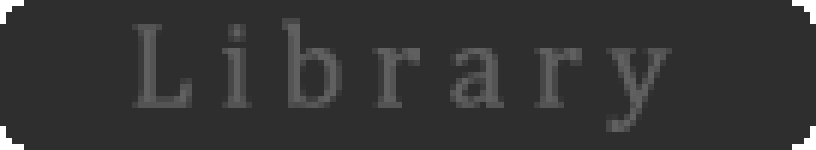
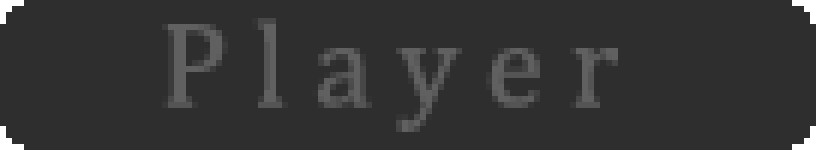
Two versions of the same layered image (816x150). Layer-by-layer changes:
showed "P l a y e r" over <box>162,18,618,132</box>
hid "L i b r a r y" over <box>132,18,672,132</box>
